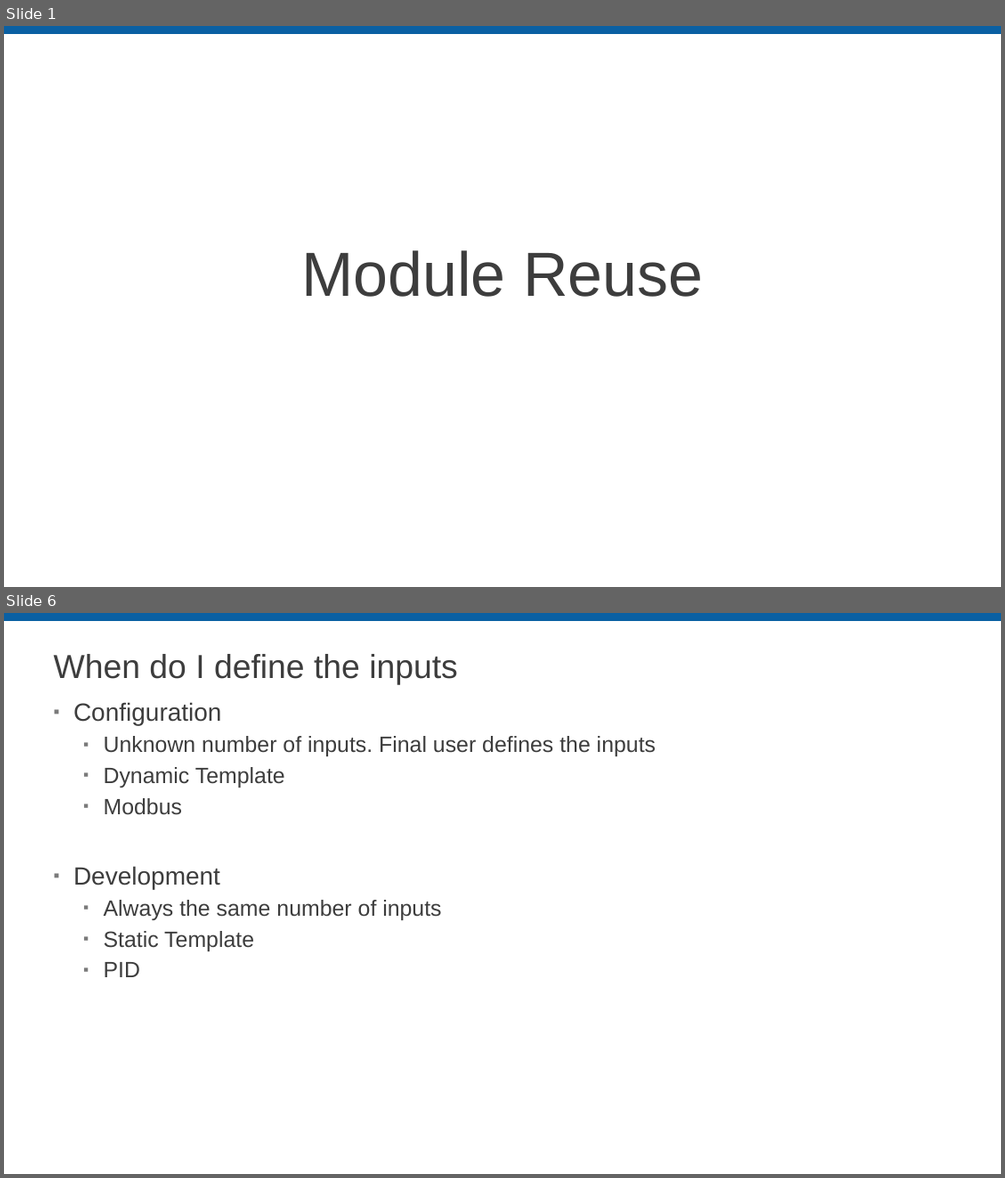
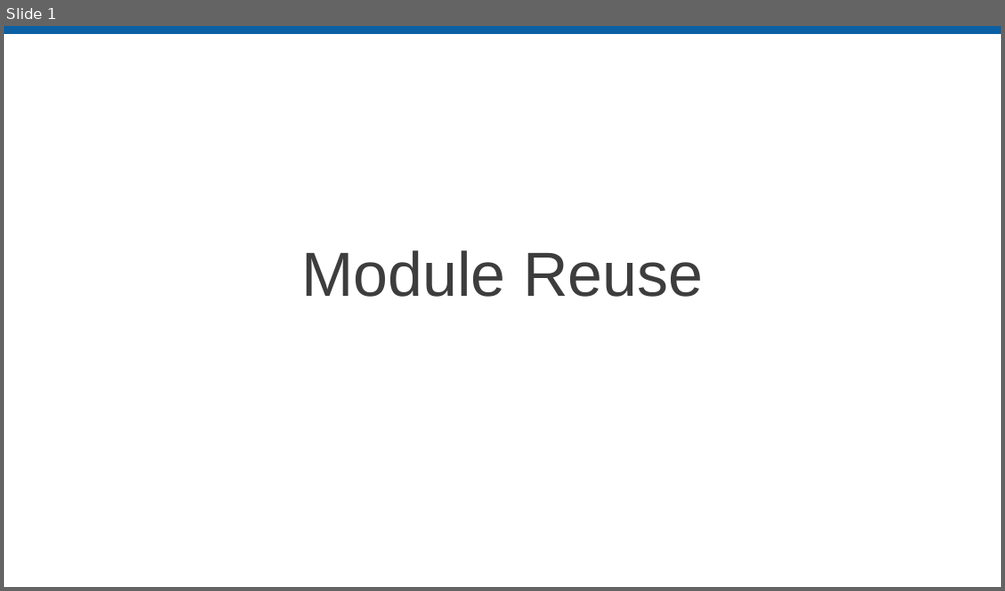
Before and after one commit to LabVIEW-DCAF/Documentation, a slide deck: Trunk/Getting Started Material/DCAF Training/5 Module Reuse.pptx. Shown one above the other, each under a label of ours: slides 1 and 6 before the commit, slide 1 after it; the slides between them are not shown. The pictures are 1005x1178 and 1005x591 pixels, drawn with LibreOffice and Linux fonts; fonts in the diff are those of the drawing; background and template pictures are left out. Boxes give left, top, right and bottom in pixels: in the first picture for what was removed or moved away, otherwise in the second. Text is boxed around its words. In the diff, an @@ line names an element or a change of style, - is before the commit and + after.

```diff
--- a/Trunk/Getting Started Material/DCAF Training/5 Module Reuse.pptx
+++ b/Trunk/Getting Started Material/DCAF Training/5 Module Reuse.pptx
@@ slide 6 removed at <box>4,613,1001,1174</box>, background #FFFFFF; not listed: 1 template element that a slide beside it also shows @@
@@ title removed at <box>54,654,458,685</box> @@
-When do I define the inputs
@@ text removed at <box>73,702,655,977</box> @@
-▪ Configuration
-  ▪ Unknown number of inputs. Final user defines the inputs
-  ▪ Dynamic Template
-  ▪ Modbus
-▪ Development
-  ▪ Always the same number of inputs
-  ▪ Static Template
-  ▪ PID
```
Also in this commit, not shown: 3 slides changed, 14 slides added, 1 other slide removed, 1 other file.
